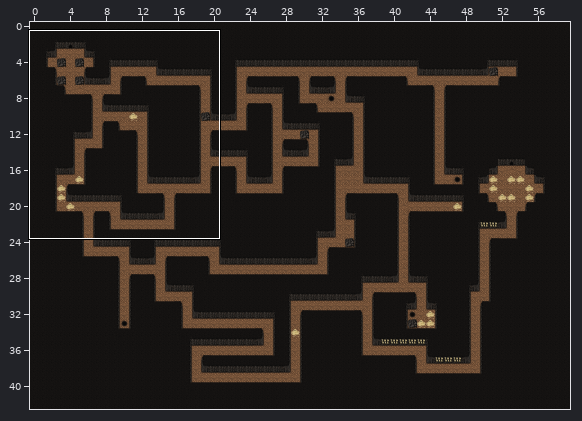
Level history. Tiled map: projects/Voodoo_Ch3/games/map.tmx. Above, an overview of the earlier version with the close-up marked.
Close-up. First the earlier version:
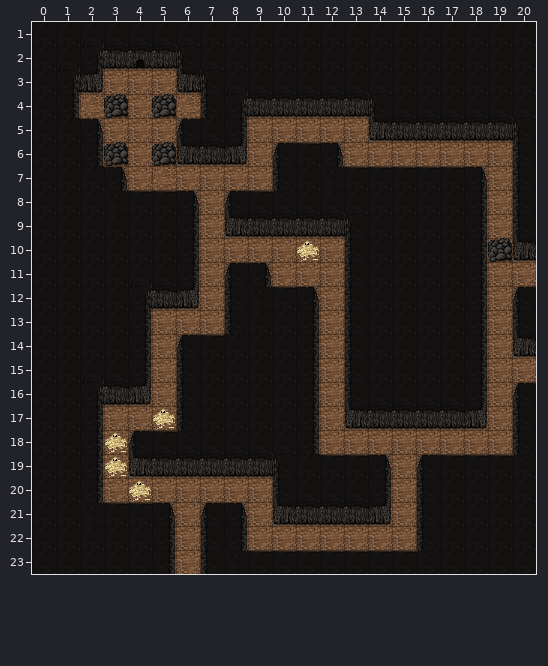
Cells are 32x32 px. Shown: x 0..20, y 1..23. The commit also changed other parts of the map, which this record leaves out.
The result:
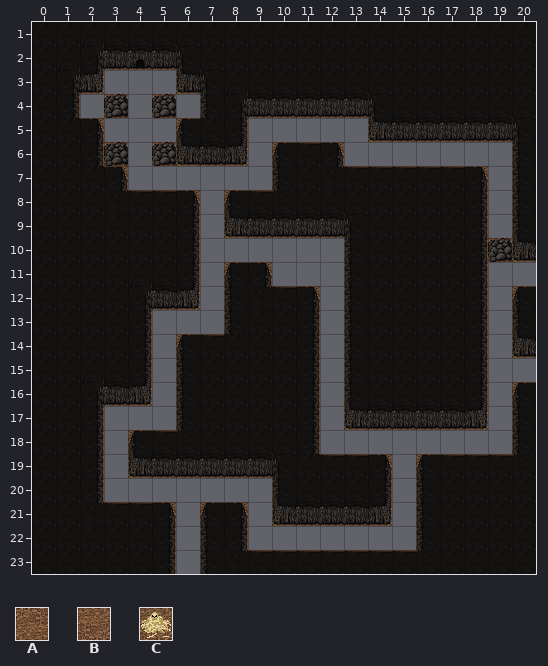
Key: from "Tileset grotte": A 3, B 4, C 19.
_ is an empty cell, # one hidden under a higher layer.
What changed:
Layer "road" (now hidden):
y 3: x 3..5 BBB -> ___
y 4: x 2 A -> _; x 4 B -> _; x 6 A -> _
y 5: x 3..5 BBB -> ___; x 9..13 BBBBB -> _____
y 6: x 4 B -> _; x 9 B -> _; x 13..19 BBBBBBB -> _______
y 7: x 4..9 BABBBB -> ______; x 19 B -> _
y 8..9: x 7 B -> _; x 19 B -> _
y 10: x 7..12 BBBB#B -> ______
y 11: x 7 B -> _; x 10..12 BBB -> ___; x 19..20 BB -> __
y 12: x 7 B -> _; x 12 B -> _; x 19 B -> _
y 13: x 5..7 BBB -> ___; x 12 B -> _; x 19 B -> _
y 14: x 5 B -> _; x 12 B -> _; x 19 B -> _
y 15: x 5 B -> _; x 12 B -> _; x 19..20 BB -> __
y 16: x 5 B -> _; x 12 B -> _; x 19 B -> _
y 17: x 3..5 BB# -> ___; x 12 B -> _; x 19 B -> _
y 18: x 3 # -> _; x 12..19 BBBBBBBB -> ________
y 19: x 3 # -> _; x 15 B -> _
y 20: x 3..9 B#BBBBB -> _______; x 15 B -> _
y 21: x 6 B -> _; x 9 B -> _; x 15 B -> _
y 22: x 6 B -> _; x 9..15 BBBBBBB -> _______
y 23: x 6 B -> _
Layer "elem" (now hidden):
y 10: x 11 C -> _
y 17: x 5 C -> _
y 18..19: x 3 C -> _
y 20: x 4 C -> _
Boxes around the changes in both close-ups, in picture pixels (x1, y1, x2, y2):
removed: (80, 70, 536, 574)
